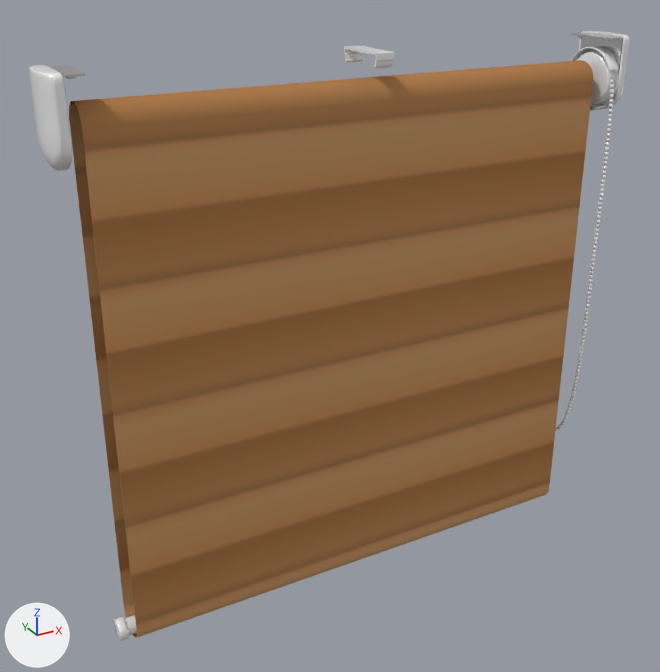
An edit to the Blender file models/products/Doppelrollo Classic.blend, drawn before and after from the same camera.
One viewpoint serves both versions: a 50 mm camera at (-0.959, -1.608, 0.806) aimed at (-0.057, 0.033, -0.015). Every picture has the same lights, and +X, +Y and +Z are marked at lower left.
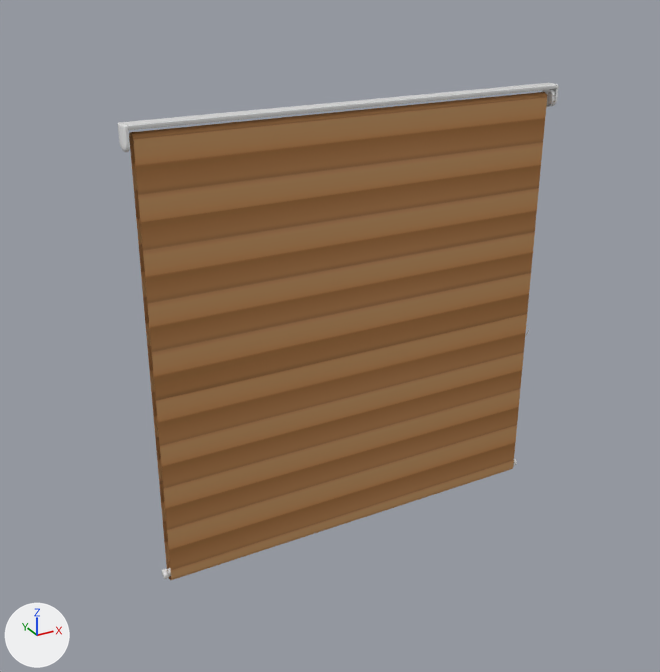
ob_beziercurve_001 is not drawn itself; it is used by a modifier of ob_sphere_001.

The change, as a list of edits to the scene's bpy script:
```text
Change me_cylinder_008:
    used by ob_stoff_001; location = (0.0, 0.0, -0.065); rotation_euler = (1.571, 0.0, -1.571), in degrees (90, 0, -90)
    remove me_cylinder_008.from_pydata(...)  # 138 vertices, 69 faces; spans x -0.048..0.048, y -0.545..0.61, z -0.576..0.576
    add me_cylinder_008.from_pydata(...)  # 138 vertices, 69 faces; spans x -0.048..0.048, y -2.727..0.61, z -0.576..0.576
    me_cylinder_008 part 1: all 102 vertices in x -0.048..0.048, y -0.545..-0.499, z -0.575..0.575 are moved by (0.0, -2.183, 0.0)
    me_cylinder_008 part 2: texture (UV) coordinates of 69 of 69 faces, centred in x -0.048..0.048, y -0.545..0.61, z 0.0, changed; they spanned u 0.03..0.97, v 0.05..0.84 and now span u 0.01..0.99, v -0.42..1.31
Change me_cube_002:
    where me_cube_002.from_pydata(...)  # 40 vertices, 19 faces; spans x -0.3..0.3, y -1.0..1.0, z -0.38..0.09
    used by ob_trägerprofil_001; location = (0.012, 0.0, 0.594); scale = (0.0634, 0.0646, 0.0646)
    me_cube_002 part 3: the whole mesh is scaled about its middle by (86.7, 1, 1), then moved by (0.01, 0.0, 0.0)
Change cu_beziercurve_002:
    where _sp = cu_beziercurve_002.splines.new('BEZIER'); _sp.bezier_points.add(4)
    remove _sp.bezier_points.foreach_set('co', [-3.72, 0.16, 0.633, 3.498, 0.169, 0.957, 9.9, 0.135, 0.106, 3.537, 0.155, -0.992, -3.672, 0.16, -0.664])
    remove _sp.bezier_points.foreach_set('handle_left', [-4.891, 0.155, -0.501, -0.278, 0.165, 0.951, 9.91, 0.156, 1.023, 6.929, 0.143, -0.994, -3.091, 0.164, -1.131])
    remove _sp.bezier_points.foreach_set('handle_right', [-3.135, 0.162, 1.2, 7.273, 0.172, 0.964, 9.89, 0.115, -0.81, 0.145, 0.167, -0.99, -4.955, 0.15, 0.368])
    add _sp.bezier_points.foreach_set('co', [-3.72, 0.16, 0.633, 9.621, 0.169, 0.957, 24.96, 0.135, 0.106, 9.664, 0.155, -0.992, -3.672, 0.16, -0.664])
    add _sp.bezier_points.foreach_set('handle_left', [-4.891, 0.155, -0.501, 0.232, 0.166, 0.952, 24.97, 0.156, 1.023, 19.18, 0.142, -0.994, -3.091, 0.164, -1.131])
    add _sp.bezier_points.foreach_set('handle_right', [-3.135, 0.162, 1.2, 20.14, 0.172, 0.964, 24.95, 0.115, -0.81, 1.002, 0.167, -0.99, -4.955, 0.15, 0.368])
Change ob_cylinder_003:
    ob_cylinder_003.location: (0.0, 0.0, -0.589) -> (-0.004, 0.0, -0.482)
    ob_cylinder_003.scale: (0.0194, 0.0194, 0.588) -> (0.00863, 0.00863, 0.485)
Change ob_stoff_001:
    ob_stoff_001.location: (0.0, 0.0, -0.065) -> (-0.004, 0.0, 0.303)
    ob_stoff_001.scale: (1.0, 1.0, 1.0) -> (0.294, 0.294, 0.827)
Change ob_cylinder_001:
    ob_cylinder_001.location: (-0.597, 0.0, -0.589) -> (-0.489, 0.0, -0.482)
    ob_cylinder_001.scale: (0.155, 0.155, 0.155) -> (0.0691, 0.0691, 0.0691)
Change ob_cylinder:
    ob_cylinder.location: (0.613, 0.0, 0.502) -> (0.485, 0.0, 0.47)
    ob_cylinder.scale: (0.0683, 0.0683, 0.0683) -> (0.0201, 0.0201, 0.0201)
Change ob_cylinder_006:
    ob_cylinder_006.location: (0.614, 0.0, 0.502) -> (0.486, 0.0, 0.47)
    ob_cylinder_006.scale: (0.0708, 0.0708, 0.0708) -> (0.0209, 0.0209, 0.0209)
Change ob_cylinder_005:
    ob_cylinder_005.location: (0.613, 0.0, 0.502) -> (0.485, 0.0, 0.47)
    ob_cylinder_005.scale: (0.0708, 0.0708, 0.0708) -> (0.0209, 0.0209, 0.0209)
Change ob_beziercurve_001:
    ob_beziercurve_001.location: (0.625, 0.0, 0.284) -> (0.489, 0.00028, 0.406)
    ob_beziercurve_001.scale: (0.0708, 0.0708, 0.0708) -> (0.0209, 0.0209, 0.0209)
Change ob_sphere_001:
    ob_sphere_001.location: (0.625, 0.0, 0.284) -> (0.489, 0.0, 0.406)
    ob_sphere_001.scale: (0.0413, 0.0127, 0.0127) -> (0.0122, 0.00373, 0.00373)
    where _m = ob_sphere_001.modifiers.new('Decimate', 'DECIMATE')
    _m.iterations: 4 -> 5
    where _m = ob_sphere_001.modifiers.new('Array', 'ARRAY')
    _m.count: 185 -> 381
Change ob_trägerprofil_001:
    ob_trägerprofil_001.location: (0.012, 0.0, 0.594) -> (0.0, 0.0, 0.497)
    ob_trägerprofil_001.scale: (0.0634, 0.0646, 0.0646) -> (0.0187, 0.019, 0.019)
Change ob_cube_006:
    ob_cube_006.location: (0.637, 0.0, 0.532) -> (0.492, 0.0, 0.479)
    ob_cube_006.scale: (0.00972, 0.0701, 0.0701) -> (0.00286, 0.0206, 0.0206)
Change ob_cube_005:
    ob_cube_005.location: (0.624, 0.0, 0.532) -> (0.489, 0.0, 0.479)
    ob_cube_005.scale: (0.304, 0.327, 0.304) -> (0.0894, 0.0962, 0.0894)
Change ob_cube_001:
    ob_cube_001.location: (-0.613, 0.0, 0.532) -> (-0.492, 0.0, 0.479)
    ob_cube_001.scale: (0.00972, 0.0701, 0.0701) -> (0.00286, 0.0206, 0.0206)
Change ob_cube_002:
    ob_cube_002.location: (-0.6, 0.0, 0.532) -> (-0.488, 0.0, 0.479)
    ob_cube_002.scale: (0.304, 0.327, 0.304) -> (0.0894, 0.0962, 0.0894)
```

What differs and where, as boxes (x1, y1, x2, y2) in the pictures (660 x 672 px; the box of a moved part takes in the faces that stretch with it):
'Stoff.001', reshaped, surface changed, moved, rescaled (20% narrower, 16% shorter): before (69, 60, 593, 638); after (129, 92, 547, 580)
'Trägerprofil.001', moved, rescaled (737% wider, 109% taller): before (344, 46, 395, 68); after (123, 83, 557, 130)
'Cube.001', moved, rescaled (70% narrower, 71% shorter): before (29, 65, 72, 171); after (118, 122, 130, 152)
'Sphere.001', reshaped, moved, rescaled, modifiers changed: before (556, 54, 614, 430); after (525, 90, 545, 336)
'Cylinder.006', moved, rescaled (71% narrower, 70% shorter): before (578, 52, 615, 105); after (544, 90, 554, 105)
'Cube.006', moved, rescaled: before (578, 31, 630, 109); after (548, 83, 559, 106)
'Cube.005', moved, rescaled (not visible afterwards): before (571, 33, 623, 104)
'Cylinder.005', moved, rescaled (69% narrower, 71% shorter): before (571, 46, 619, 111); after (542, 89, 556, 107)
'Cylinder.001', moved, rescaled (56% narrower, 56% shorter): before (114, 617, 129, 641); after (162, 569, 168, 579)
'Cube.002', moved, rescaled (not visible afterwards): before (49, 65, 85, 77)
'Cylinder', moved, rescaled: before (586, 49, 619, 108); after (547, 95, 556, 106)
'Cylinder.003', moved, rescaled: before (124, 615, 137, 636); after (167, 464, 514, 577)
part 1 of me_cylinder_008, moved or reshaped: before (70, 81, 593, 638); after (129, 98, 547, 580)
part 2 of me_cylinder_008, surface changed: before (69, 60, 593, 129); after (129, 92, 547, 140)
